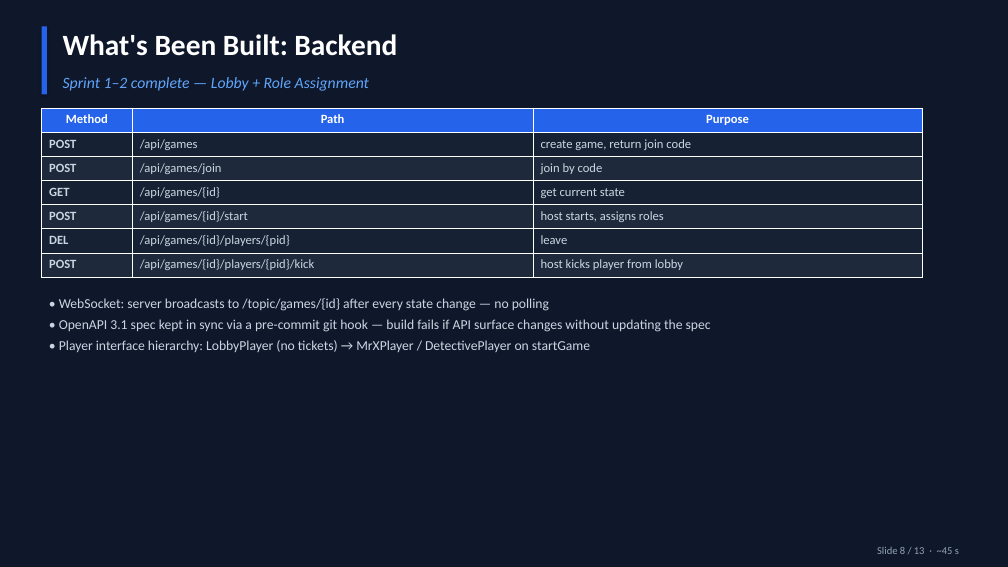
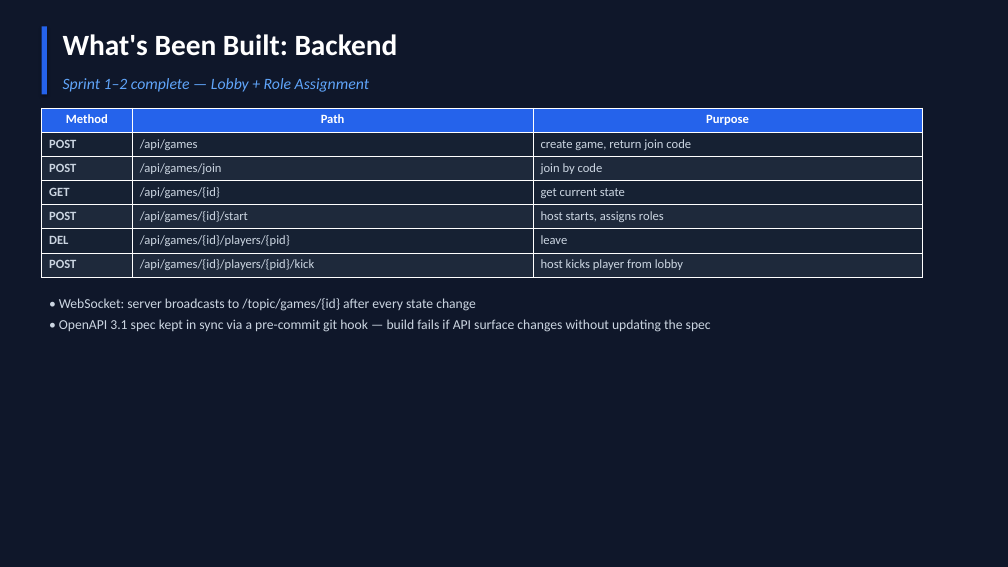
Before and after one commit to Ming-Bao/Scotland-Yard, a slide deck: slide 7 of documentation/presentation/presentation.pptx (slide 8 before the commit). Drawn at 1008x567 pixels with LibreOffice and Linux fonts; fonts in the diff are those of the drawing. Boxes give left, top, right and bottom in pixels: in the first picture for what was removed or moved away, otherwise in the second. Text is boxed around its words. In the diff, an @@ line names an element or a change of style, - is before the commit and + after.

```diff
--- a/documentation/presentation/presentation.pptx
+++ b/documentation/presentation/presentation.pptx
@@ text at <box>59,298,476,311</box>: text changed @@
-• WebSocket: server broadcasts to /topic/games/{id} after every state change — no polling
+• WebSocket: server broadcasts to /topic/games/{id} after every state change
@@ text removed at <box>59,340,590,352</box> @@
-• Player interface hierarchy: LobbyPlayer (no tickets) → MrXPlayer / DetectivePlayer on startGame
@@ text removed at <box>877,547,959,554</box> @@
-Slide 8 / 13 · ~45 s
```
Also in this commit, not shown: 5 other slides changed, 3 slides added, 3 slides removed, 1 other file.
